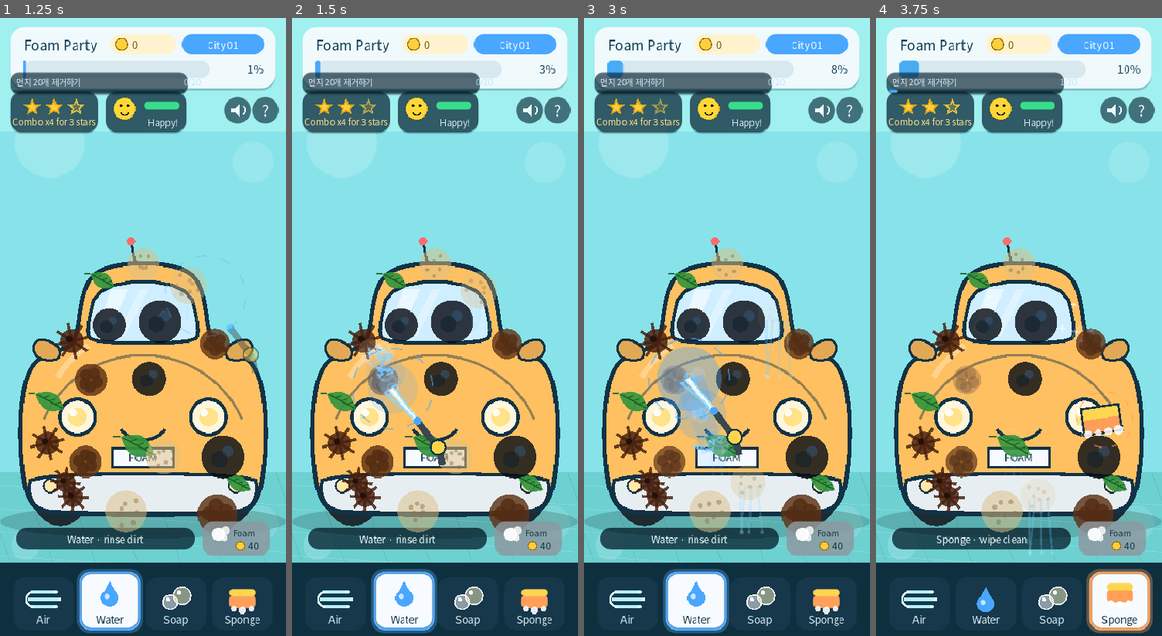
Above: before the commit, frames 1-4 (left to right).
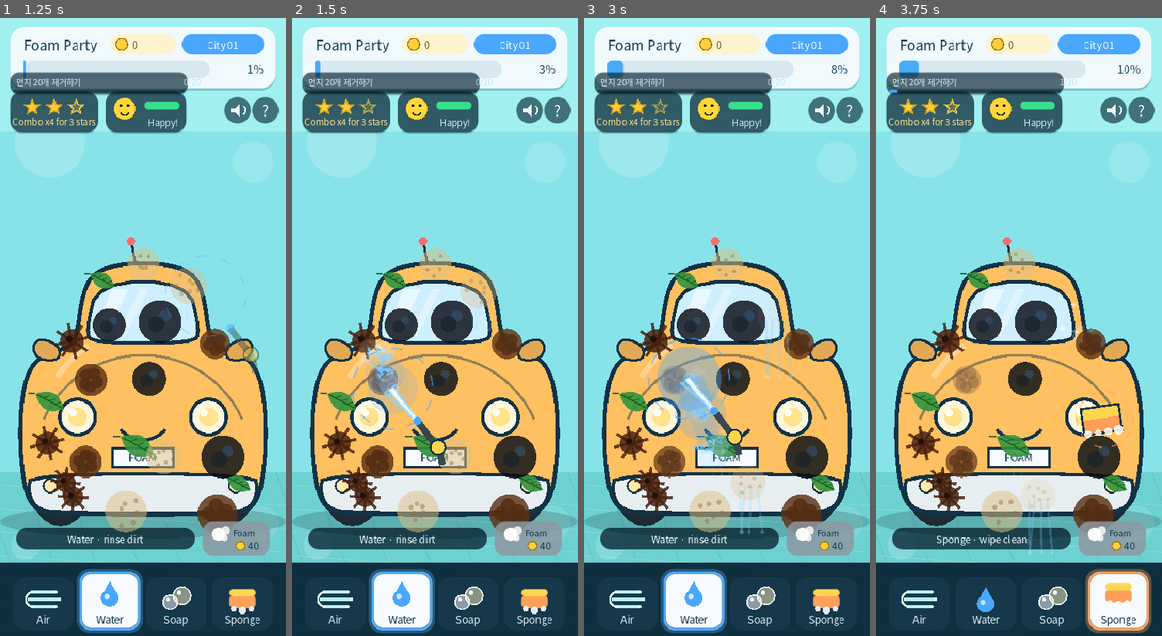
Above: after the commit, the same moments.

Repository: seorilabs/foam-party
Game: Godot game, scene res://scenes/main.tscn
Same seed, same stepped clock (60 frames per second), same inputs: the game is played once before the commit and once after it.
Inputs (mouse positions are in pixels of both pictures, inside the frame that each line leads up to):
- Up to frame 1 (1.25 s): tap Enter at 0.5, 0.6 s; move the mouse to (205, 296) at 0.52 s; click (205, 296) at 0.67 s; tap Space at 0.77 s
- Up to frame 2 (1.5 s): drag from (377, 357) to (420, 450) at 1.27 s
- Up to frame 3 (3 s): move the mouse to (755, 191) at 2.02 s; tap 2 at 2.1 s; click (755, 191) at 2.17 s; drag from (712, 450) to (641, 234) at 2.77 s
- Up to frame 4 (3.75 s): move the mouse to (1104, 419) at 3.52 s; tap 4 at 3.6 s; click (1104, 419) at 3.67 s

Frame 1 is identical in both runs. In frame 2, 0.7% of the frame differs, in the area x 26-51%, y 89-100%; in frame 3, 0.7%; in frame 4, 0.5%.

Commit message:
잘못된 도구 사용 시 오물 바운스 애니메이션 + 햅틱 추가

Diff:
--- a/godot/scripts/main.gd
+++ b/godot/scripts/main.gd
@@ -85,6 +85,7 @@
 	var resist_time: float = 0.0
 	var hint_time: float = 0.0
 	var hint_tool: String = ""
+	var shake_x: float = 0.0
 
 	func _init(new_kind: String, new_position: Vector2, new_radius: float, new_health: float, new_seed: float) -> void:
 		kind = new_kind
@@ -161,8 +162,6 @@
 var record_pop_time := -10.0
 var _tool_select_time := -10.0
 var _bomb_press_time := -10.0
-var _tool_misapplied_time := -10.0
-var _tool_misapplied_tool_id := ""
 var game_state := STATE_TITLE
 var coins := 0
 var total_stars := 0
@@ -1803,12 +1802,6 @@
 		# +2*delta here, -delta decay in _update_dirt_motion -> net +delta only
 		# while actively rubbing, so brief stray touches never accumulate.
 		patch.resist_time += delta * 2.0
-		var now := float(Time.get_ticks_msec()) / 1000.0
-		if now - _tool_misapplied_time > 0.6:
-			_tool_misapplied_time = now
-			_tool_misapplied_tool_id = selected_tool
-			if OS.has_feature("mobile"):
-				Input.vibrate_handheld(30)
 		if patch.resist_time >= 0.3:
 			# Keep a single active coach so overlapping patches stay readable.
 			if _hint_patch != null and _hint_patch != patch:
@@ -1817,8 +1810,12 @@
 			patch.hint_tool = _recommended_tool(patch)
 			var hint_was_inactive := patch.hint_time <= 0.0
 			patch.hint_time = max(patch.hint_time, 1.4)
-			if hint_was_inactive and _hint_sfx_player != null:
-				_hint_sfx_player.play()
+			if hint_was_inactive:
+				patch.shake_x = 6.0
+				if OS.has_feature("mobile"):
+					Input.vibrate_handheld(15)
+				if _hint_sfx_player != null:
+					_hint_sfx_player.play()
 	else:
 		patch.resist_time = 0.0
 		patch.hint_time = 0.0
@@ -1970,6 +1967,11 @@
 			patch.drift = patch.drift.move_toward(Vector2.ZERO, delta * 10.0)
 			patch.velocity *= 0.9
 
+		if patch.shake_x != 0.0:
+			patch.shake_x = -patch.shake_x * (1.0 - delta * 28.0)
+			if absf(patch.shake_x) < 0.2:
+				patch.shake_x = 0.0
+
 		patch.wetness = max(0.0, patch.wetness - delta * 0.08)
 		if patch.state != STATE_SOAPED and patch.state != STATE_LOOSENED:
 			patch.soap = max(0.0, patch.soap - delta * 0.025)
@@ -1987,7 +1989,7 @@
 
 
 func _patch_center(patch: DirtPatch) -> Vector2:
-	return patch.position + patch.drift
+	return patch.position + patch.drift + Vector2(patch.shake_x, 0.0)
 
 
 func _is_light_dirt(kind: String) -> bool:
@@ -3607,10 +3609,6 @@
 		var rect := _get_tool_rect(index)
 		var color: Color = tool_colors[tool_id]
 		var is_selected := selected_tool == tool_id
-		if _tool_misapplied_time > 0.0 and tool_id == _tool_misapplied_tool_id:
-			var age := time_now - _tool_misapplied_time
-			if age < 0.5:
-				rect.position.x += sin(age * 55.0) * 5.0 * (1.0 - age / 0.5)
 		var visual_rect := rect
 		if is_selected:
 			visual_rect = Rect2(rect.position - Vector2(0.0, 8.0), rect.size + Vector2(0.0, 8.0))
